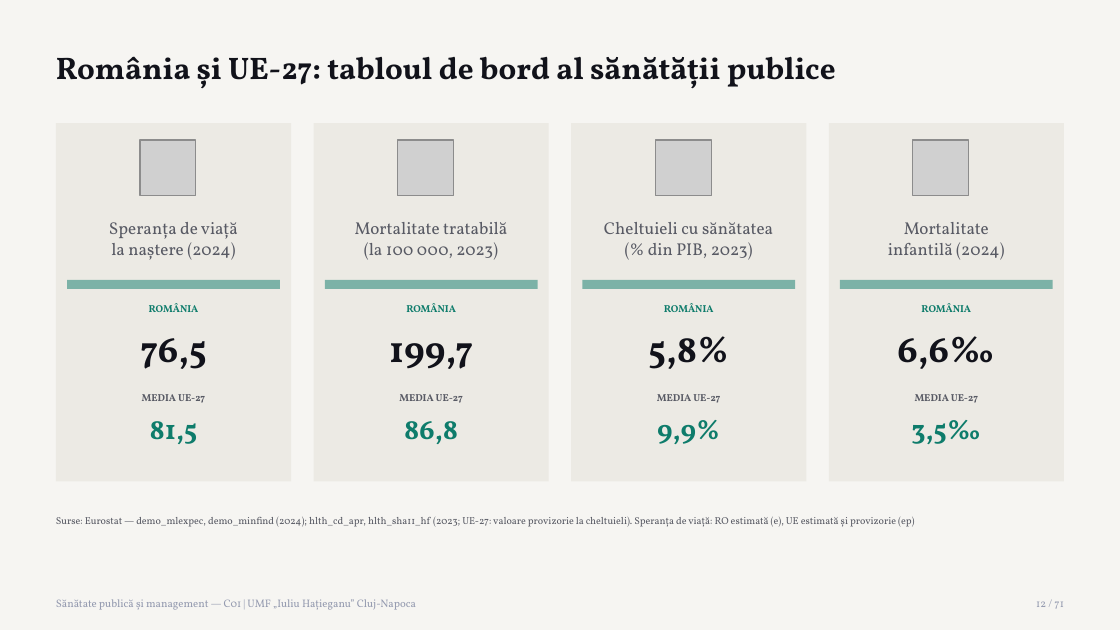
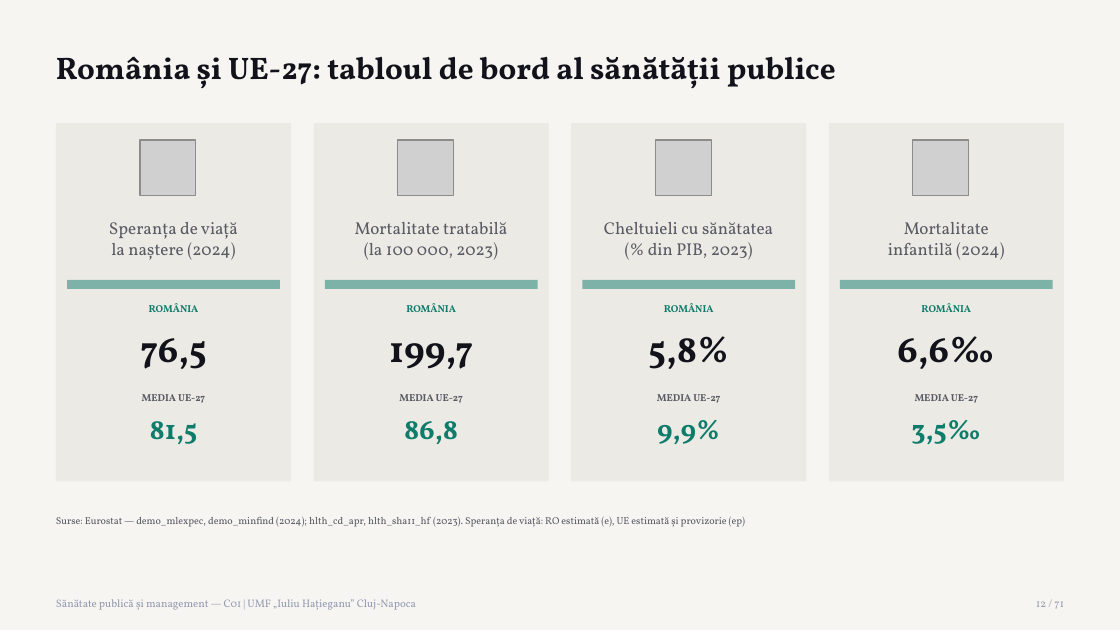
Before and after one commit to apana-prog/cursuri-umf, a slide deck: slide 12 of SPM_AMGIV/ro/fisiere/C01.pptx. Drawn at 1120x630 pixels with LibreOffice and Linux fonts; fonts in the diff are those of the drawing; grey boxes stand for pictures. Boxes give left, top, right and bottom in pixels: in the first picture for what was removed or moved away, otherwise in the second. Text is boxed around its words. In the diff, an @@ line names an element or a change of style, - is before the commit and + after.

```diff
--- a/SPM_AMGIV/ro/fisiere/C01.pptx
+++ b/SPM_AMGIV/ro/fisiere/C01.pptx
@@ text at (x1=56, y1=517, x2=745, y2=527): text changed @@
-Surse: Eurostat — demo_mlexpec, demo_minfind (2024); hlth_cd_apr, hlth_sha11_hf (2023; UE-27: valoare provizorie la cheltuieli). Speranța de viață: RO estimată (e), UE estimată și provizorie (ep)
+Surse: Eurostat — demo_mlexpec, demo_minfind (2024); hlth_cd_apr, hlth_sha11_hf (2023). Speranța de viață: RO estimată (e), UE estimată și provizorie (ep)
```
Also in this commit, not shown: 1 other slide changed, 55 other files.
